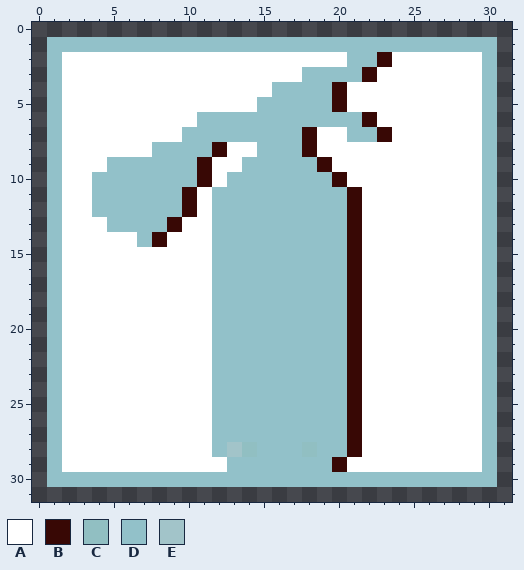
File history of a pixel-art sprite, icons/tg_32.png. Above is the file before it was changed.
The file is 32x32 pixels. Colours within 5 levels of each other are drawn and written as one.
Palette (. is transparent): A #ffffff  B #380805  C #91bfc2  D #92c1c9  E #a2c4c9
Now the later version:
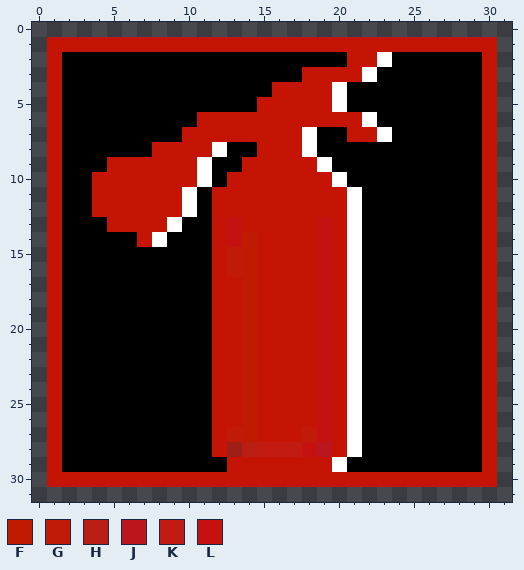
Colours new in this view: F #c01b00  G #c11a09  H #ba1d14  J #bb151e  K #c11a11  L #c41211
Difference:
@@ palette @@
-A #ffffff
+A #000000
-B #380805
+B #ffffff
-D #92c1c9
+D #c51403
-E #a2c4c9
+E #9e1f15
@@ x 11..21 @@
 12 ADDDDDDDDDB
-13 ADDDDDDDDDB
-14 ADDDDDDDDDB
-15 ADDDDDDDDDB
-16 ADDDDDDDDDB
-17 ADDDDDDDDDB
-18 ADDDDDDDDDB
-19 ADDDDDDDDDB
-20 ADDDDDDDDDB
-21 ADDDDDDDDDB
-22 ADDDDDDDDDB
-23 ADDDDDDDDDB
-24 ADDDDDDDDDB
-25 ADDDDDDDDDB
-26 ADDDDDDDDDB
-27 ADDDDDDDDDB
-28 ADECDDDCDDB
+13 ADLDDDDDLDB
+14 ADLFDDDDLDB
+15 ADGFDDDDLDB
+16 ADGFDDDDLDB
+17 ADDFDDDDLDB
+18 ADDFDDDDLDB
+19 ADDFDDDDLDB
+20 ADDFDDDDLDB
+21 ADDFDDDDLDB
+22 ADDFDDDDLDB
+23 ADDFDDDDLDB
+24 ADDFDDDDLDB
+25 ADDFDDDDLDB
+26 ADDFDDDDLDB
+27 ADGFDDDGLDB
+28 ADEHKKKLJDB
 29 AADDDDDDDBA
Boxes around the changes in both pictures, in picture pixels (x1, y1, x2, y2):
changed: (47, 37, 497, 487)
